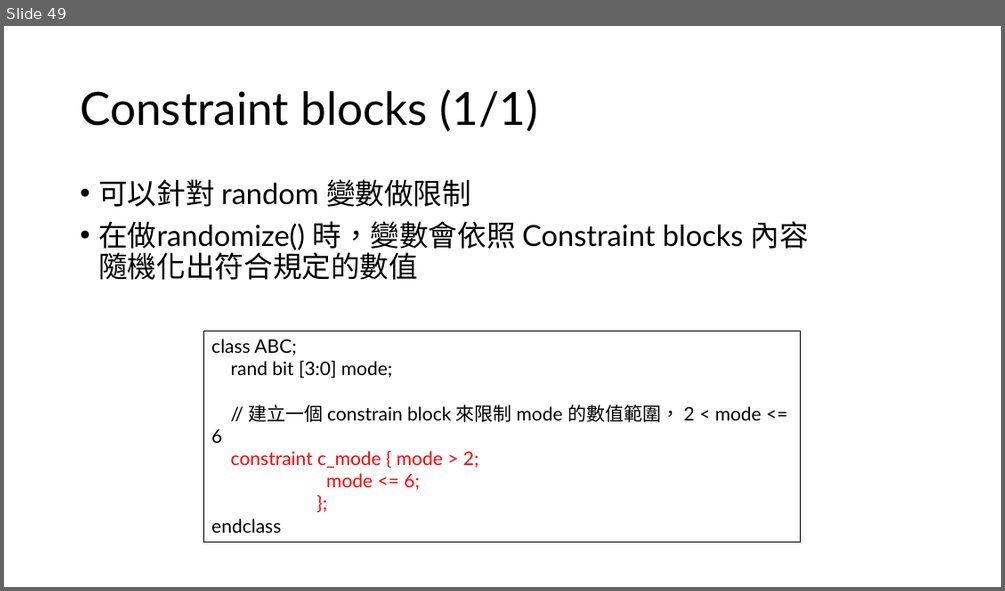
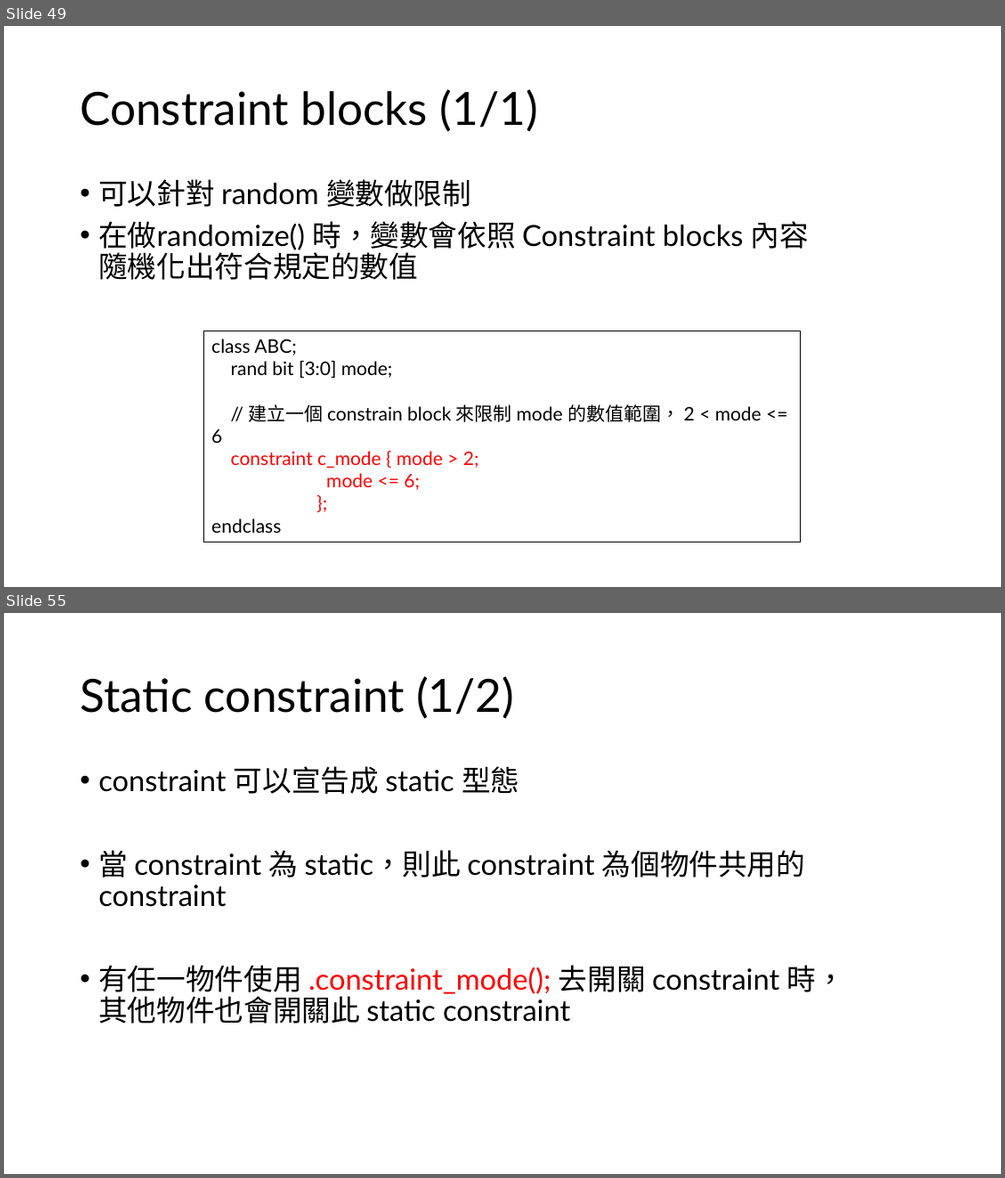
Before and after one commit to s9001055/DV_learning, a slide deck: systemverilog/SystemVerilog_語法學習.pptx. Shown one above the other, each under a label of ours: slide 49 before the commit, slides 49 and 55 after it; the slides between them are not shown. The pictures are 1005x591 and 1005x1178 pixels, drawn with LibreOffice and Linux fonts; fonts in the diff are those of the drawing. Boxes give left, top, right and bottom in pixels: in the first picture for what was removed or moved away, otherwise in the second. Text is boxed around its words. In the diff, an @@ line names an element or a change of style, - is before the commit and + after.

Commit message:
Modify: SystemVerilog_語法學習.pptx Add: chapter 6 Constraints

```diff
--- a/systemverilog/SystemVerilog_語法學習.pptx
+++ b/systemverilog/SystemVerilog_語法學習.pptx
@@ slide 55 added at box(4, 613, 1001, 1174), background #FFFFFF @@
@@ title added at box(80, 676, 514, 719), 44 pt, text #000000 @@
+Static constraint (1/2)
@@ text added at box(98, 766, 845, 1023), 28 pt, text #000000 @@
+• constraint 可以宣告成 static 型態
+• 當 constraint 為 static，則此 constraint 為個物件共用的 constraint
+• 有任一物件使用 .constraint_mode(); 去開關 constraint 時，
+  其他物件也會開關此 static constraint
```
Also in this commit, not shown: 2 slides changed, 13 other slides added, 2 other files.
